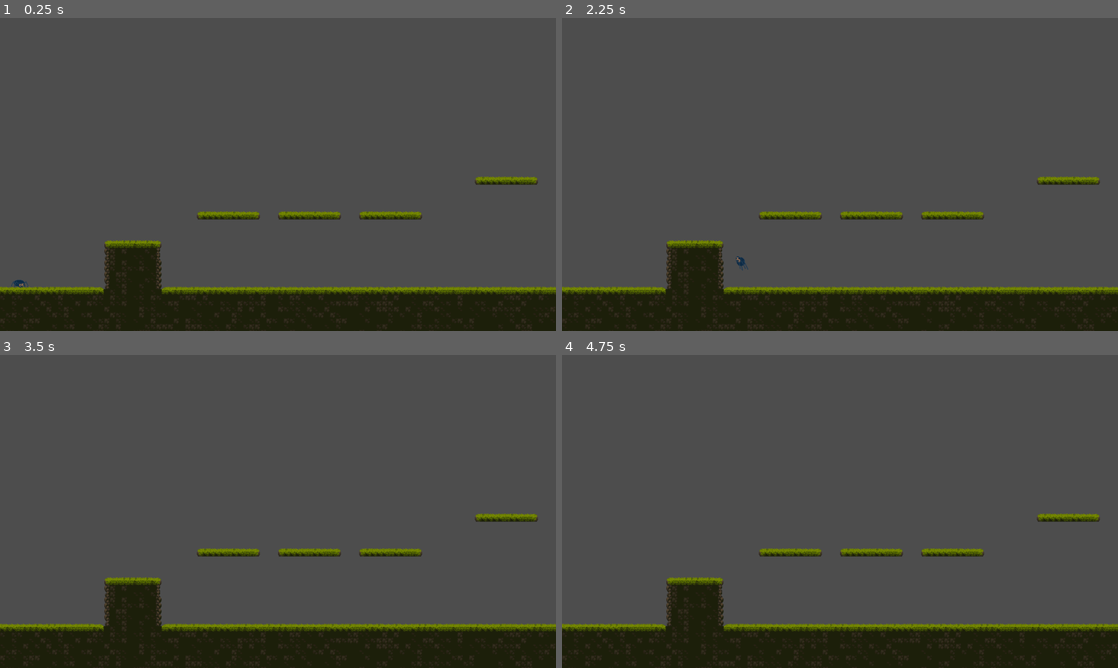
Above: before the commit, frames 1-4 (two rows, left to right).
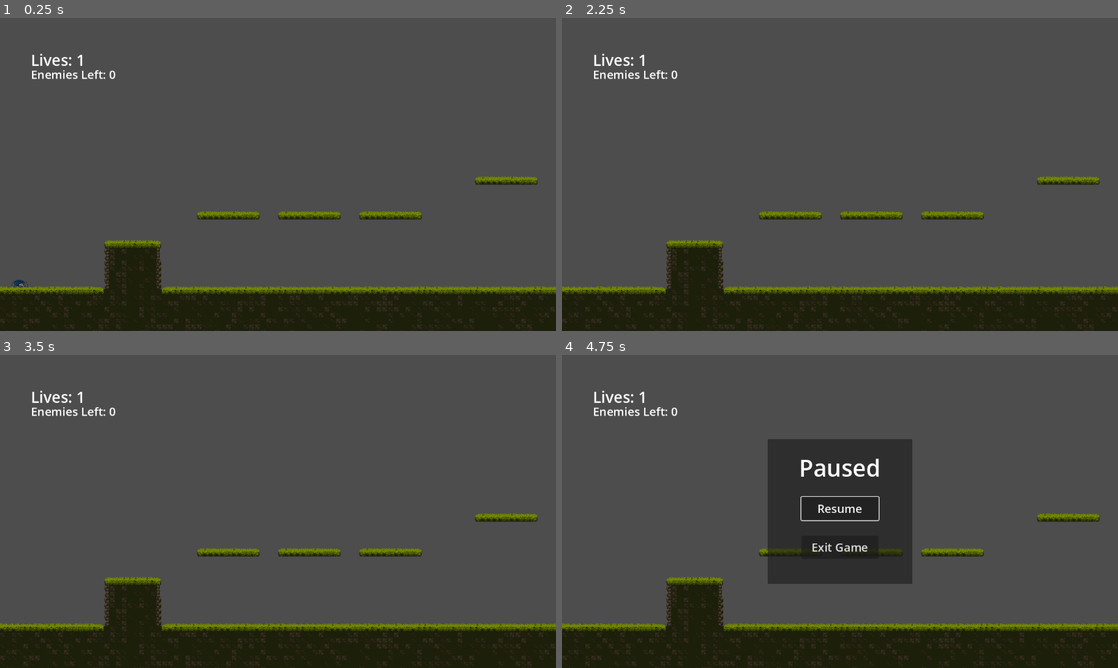
Above: after the commit, the same moments.

Repository: changedcharacter/KiwiJam2026-ThemeTBA
Game: Godot game, scene res://scripts/test_stage.tscn
Two runs of this game, one before a commit and one after it. Both use one fixed random seed, a clock stepped at 60 frames per second and the inputs below.
Inputs (mouse positions are in pixels of both pictures, inside the frame that each line leads up to):
- Up to frame 1 (0.25 s): no input
- Up to frame 2 (2.25 s): tap Enter at 0.5 s; move the mouse to (962, 158) at 0.52 s; hold W (climb, bound only after the commit) 0.53-1.28 s; hold Right (move_right) 0.53-2.03 s; click (962, 158) at 0.6 s; tap Space (jump) at 0.77, 1.07, 1.52, 1.55, 1.82, 2 s; move the mouse to (728, 190) at 1.27 s; tap W (climb, bound only after the commit) at 1.35 s; move the mouse to (895, 105) at 2.02 s; hold Left (move_left) from 2.03 s (still down); hold Space (jump) from 2.03 s (still down)
- Up to frame 3 (3.5 s): click (333, 442) at 2.3 s; tap Enter at 2.75 s; move the mouse to (250, 574) at 2.77 s; release Left (move_left) at 2.78 s; release Space (jump) at 2.78 s; hold Right (move_right) from 2.78 s (still down); click (250, 574) at 2.85 s; tap Space (jump) at 3.02, 3.32 s; tap W (climb, bound only after the commit) at 3.05 s
- Up to frame 4 (4.75 s): tap Space (jump) at 3.5, 3.77, 3.8, 4.07 s; move the mouse to (1006, 558) at 3.52 s; hold W (climb, bound only after the commit) 3.53-4.25 s; tap Escape (pause, bound only after the commit) at 4.15 s; release Right (move_right) at 4.25 s; click (840, 395) at 4.25 s, where only the run after the commit has a clickable "Resume"

The runs differ from the first frame. In frame 1, 0.4% of the frame differs, in the area x 0-100%, y 11-88%; in frame 2, 0.5%; in frame 3, 0.4%; in frame 4, 12%.

Commit message:
feat: added HUD template, added dangle and shoot animation

Diff:
--- a/node_2d.tscn
+++ /dev/null
@@ -1,3 +0,0 @@
-[gd_scene format=3 uid="uid://btlgky3gjw61l"]
-
-[node name="Node2D" type="Node2D" unique_id=1025959392]
--- a/project.godot
+++ b/project.godot
@@ -17,6 +17,7 @@
 
 [display]
 
+window/size/mode=3
 window/stretch/mode="viewport"
 
 [input]
@@ -35,14 +36,23 @@
 }
 jump={
 "deadzone": 0.2,
-"events": [Object(InputEventKey,"resource_local_to_scene":fa …(140 unchanged characters)… d":false,"keycode":0,"physical_keycode":87,"key_label":0,"unicode":119,"location":0,"echo":false,"script":null)
-, Object(InputEventKey,"resource_local_to_scene":false,"resource_name":"","device":-1,"window_id":0,"alt_pressed":false,"shift_pressed":false,"ctrl_pressed":false,"meta_pressed":false,"pressed":false,"keycode":0,"physical_keycode":32,"key_label":0,"unicode":32,"location":0,"echo":false,"script":null)
-, Object(InputEventKey,"resource_local_to_scene":false,"resource_name":"","device":-1,"window_id":0,"alt_pressed":false,"shift_pressed":false,"ctrl_pressed":false,"meta_pressed":false,"pressed":false,"keycode":0,"physical_keycode":4194320,"key_label":0,"unicode":0,"location":0,"echo":false,"script":null)
+"events": [Object(InputEventKey,"resource_local_to_scene":fa …(140 unchanged characters)… d":false,"keycode":0,"physical_keycode":32,"key_label":0,"unicode":32,"location":0,"echo":false,"script":null)
 ]
 }
 grapple={
 "deadzone": 0.2,
 "events": [Object(InputEventMouseButton,"resource_local_to_scene":false,"resource_name":"","device":-1,"window_id":0,"a …(253 unchanged characters)…
+]
+}
+pause={
+"deadzone": 0.2,
+"events": [Object(InputEventKey,"resource_local_to_scene":false,"resource_name":"","device":-1,"window_id":0,"alt_pressed":false,"shift_pressed":false,"ctrl_pressed":false,"meta_pressed":false,"pressed":false,"keycode":0,"physical_keycode":4194305,"key_label":0,"unicode":0,"location":0,"echo":false,"script":null)
+]
+}
+climb={
+"deadzone": 0.2,
+"events": [Object(InputEventKey,"resource_local_to_scene":false,"resource_name":"","device":-1,"window_id":0,"alt_pressed":false,"shift_pressed":false,"ctrl_pressed":false,"meta_pressed":false,"pressed":false,"keycode":0,"physical_keycode":87,"key_label":0,"unicode":119,"location":0,"echo":false,"script":null)
+, Object(InputEventKey,"resource_local_to_scene":false,"resource_name":"","device":-1,"window_id":0,"alt_pressed":false,"shift_pressed":false,"ctrl_pressed":false,"meta_pressed":false,"pressed":false,"keycode":0,"physical_keycode":4194320,"key_label":0,"unicode":0,"location":0,"echo":false,"script":null)
 ]
 }
 
@@ -52,4 +62,5 @@
 
 [rendering]
 
+textures/canvas_textures/default_texture_filter=0
 rendering_device/driver.windows="d3d12"
--- /dev/null
+++ b/scripts/hud.gd
@@ -0,0 +1,30 @@
+extends CanvasLayer
+
+func _input(event):
+	if event.is_action_pressed("pause"):
+		var tree = get_tree()
+		if not tree.paused:
+			tree.paused = true
+			move_pause_panel()
+
+func move_pause_panel():
+	var pausePanel = $PausePanel
+	pausePanel.position = Vector2(426, -400)
+	pausePanel.visible = true
+	var tween = pausePanel.create_tween()
+	tween.tween_property(pausePanel, "position", Vector2(426, 174), 0.5)\
+		.set_trans(Tween.TRANS_QUINT).set_ease(Tween.EASE_OUT)
+	tween.play()
+	$PausePanel/TweenTimer.start()
+
+func _on_resume_button_pressed() -> void:
+	var pausePanel = $PausePanel
+	pausePanel.position = Vector2(220, -400)
+	pausePanel.visible = false
+	get_tree().paused = false
+
+func _on_tween_timer_timeout() -> void:
+	$PausePanel/ResumeButton.grab_focus()
+
+func _on_exit_button_pressed() -> void:
+	get_tree().quit()
--- /dev/null
+++ b/scripts/hud.tscn
@@ -0,0 +1,95 @@
+[gd_scene format=3 uid="uid://dfavxaurfo7g7"]
+
+[ext_resource type="Script" uid="uid://l568l06imlit" path="res://scripts/hud.gd" id="1_yw0i7"]
+
+[node name="HUD" type="CanvasLayer" unique_id=548398503]
+script = ExtResource("1_yw0i7")
+
+[node name="LivesLabel" type="Label" parent="." unique_id=1131354508]
+offset_left = 64.0
+offset_top = 64.0
+offset_right = 177.0
+offset_bottom = 109.0
+theme_override_font_sizes/font_size = 32
+text = "Lives: 1"
+
+[node name="EnemyLabel" type="Label" parent="." unique_id=1751786378]
+offset_left = 64.0
+offset_top = 100.0
+offset_right = 240.0
+offset_bottom = 134.0
+theme_override_font_sizes/font_size = 24
+text = "Enemies Left: 0"
+
+[node name="PausePanel" type="Panel" parent="." unique_id=1479576362]
+process_mode = 2
+visible = false
+anchors_preset = 8
+anchor_left = 0.5
+anchor_top = 0.5
+anchor_right = 0.5
+anchor_bottom = 0.5
+offset_left = -150.0
+offset_top = -150.0
+offset_right = 150.0
+offset_bottom = 150.0
+grow_horizontal = 2
+grow_vertical = 2
+size_flags_horizontal = 4
+size_flags_vertical = 4
+
+[node name="Label" type="Label" parent="PausePanel" unique_id=199251227]
+layout_mode = 1
+anchors_preset = 5
+anchor_left = 0.5
+anchor_right = 0.5
+offset_left = -100.0
+offset_top = 20.0
+offset_right = 100.0
+offset_bottom = 100.0
+grow_horizontal = 2
+theme_override_font_sizes/font_size = 48
+text = "Paused"
+horizontal_alignment = 1
+vertical_alignment = 1
+
+[node name="ResumeButton" type="Button" parent="PausePanel" unique_id=1235907955]
+layout_mode = 1
+anchors_preset = 8
+anchor_left = 0.5
+anchor_top = 0.5
+anchor_right = 0.5
+anchor_bottom = 0.5
+offset_left = -80.0
+offset_top = -30.0
+offset_right = 80.0
+offset_bottom = 18.0
+grow_horizontal = 2
+grow_vertical = 2
+theme_override_font_sizes/font_size = 24
+text = "Resume
+"
+
+[node name="ExitButton" type="Button" parent="PausePanel" unique_id=2069833534]
+layout_mode = 1
+anchors_preset = 8
+anchor_left = 0.5
+anchor_top = 0.5
+anchor_right = 0.5
+anchor_bottom = 0.5
+offset_left = -80.0
+offset_top = 50.0
+offset_right = 80.0
+offset_bottom = 98.0
+grow_horizontal = 2
+grow_vertical = 2
+theme_override_font_sizes/font_size = 24
+text = "Exit Game"
+
+[node name="TweenTimer" type="Timer" parent="PausePanel" unique_id=487596587]
+wait_time = 0.5
+one_shot = true
+
+[connection signal="pressed" from="PausePanel/ResumeButton" to="." method="_on_resume_button_pressed"]
+[connection signal="pressed" from="PausePanel/ExitButton" to="." method="_on_exit_button_pressed"]
+[connection signal="timeout" from="PausePanel/TweenTimer" to="." method="_on_tween_timer_timeout"]
--- a/scripts/player.gd
+++ b/scripts/player.gd
@@ -13,8 +13,9 @@
 const min_grapple_length: float = 2.0
 const grapple_reel_in_rate: float = 1.0
 const grapple_damping: float = 0.02
-const anim_swing_threshold: float = 40.0
+const anim_swing_threshold: float = 150.0
 
+var lives = 3
 var jumped := false
 var grapple_hooked = false
 var grapple_target: Vector2
@@ -71,7 +72,10 @@
 func _update_grapple():
 	if not grapple_hooked: return
 	line.set_point_position(1, to_local(grapple_target))
-	grapple_length = max(min_grapple_length, grapple_length - grapple_reel_in_rate)
+	if Input.is_action_pressed("climb"):
+		grapple_length = max(min_grapple_length, grapple_length - grapple_reel_in_rate*2)
+	else:
+		grapple_length = max(min_grapple_length, grapple_length - grapple_reel_in_rate)
 
 func _do_animation(direction):
 	if is_on_floor():
@@ -81,22 +85,32 @@
 			sprite.flip_h = direction < 0
 			sprite.animation = "move"
 		else:
-			sprite.animation = "idle"
+			if Input.is_action_just_pressed("grapple"):
+				sprite.animation = "shoot"
+			if sprite.animation != "shoot" or not sprite.is_playing():
+				sprite.animation = "idle"
+				sprite.play()
 	else:
 		sprite.hide()
 		sprite_air.show()
-		sprite_air.flip_h = velocity.x < 0
 		if abs(velocity.x) < anim_swing_threshold:
 			if velocity.y < -anim_swing_threshold:
 				# Rising almost-straight up
 				sprite_air.frame = 4
 			elif velocity.y < anim_swing_threshold:
 				# Almost unmoving
-				sprite_air.frame = 5
+				if grapple_hooked:
+					sprite.show()
+					sprite_air.hide()
+					sprite.animation = "dangle"
+					sprite.flip_h = false
+				else:
+					sprite_air.frame = 5
 			else:
 				# Falling almost-straight down
 				sprite_air.frame = 7
 		else:
+			sprite_air.flip_h = velocity.x < 0
 			if velocity.y < -anim_swing_threshold:
 				# Rising diagonally up
 				sprite_air.frame = 3
@@ -106,3 +120,11 @@
 			else:
 				# Falling almost-straight down
 				sprite_air.frame = 6
+
+func lose_life():
+	lives -= 1
+	if lives < 0:
+		game_over()
+
+func game_over():
+	pass
--- a/scripts/player.tscn
+++ b/scripts/player.tscn
@@ -1,14 +1,24 @@
 [gd_scene format=3 uid="uid://cpwqbreluol6h"]
 
 [ext_resource type="Script" uid="uid://10e8vp60416q" path="res://scripts/player.gd" id="1_qm0ti"]
+[ext_resource type="Texture2D" uid="uid://bk80vj1qnymu0" path="res://assets/spider_dangle.png" id="2_0jhex"]
 [ext_resource type="Texture2D" uid="uid://bfmbhd4dhk4dx" path="res://assets/spider_idle.png" id="2_qm0ti"]
 [ext_resource type="Texture2D" uid="uid://bnhphokmdah8u" path="res://assets/spider_walk.png" id="3_fhbv5"]
 [ext_resource type="Texture2D" uid="uid://baqj3q1757bd8" path="res://assets/spider_jump.png" id="3_pqap4"]
+[ext_resource type="Texture2D" uid="uid://dh7p20ih6h31c" path="res://assets/spider_shootshuffled.png" id="5_2c7ny"]
 
 [sub_resource type="CapsuleShape2D" id="CapsuleShape2D_qm0ti"]
 radius = 16.0
 height = 48.0
 
+[sub_resource type="AtlasTexture" id="AtlasTexture_ci3gn"]
+atlas = ExtResource("2_0jhex")
+region = Rect2(0, 0, 64, 64)
+
+[sub_resource type="AtlasTexture" id="AtlasTexture_lyrcu"]
+atlas = ExtResource("2_0jhex")
+region = Rect2(64, 0, 64, 64)
+
 [sub_resource type="AtlasTexture" id="AtlasTexture_pqap4"]
 atlas = ExtResource("2_qm0ti")
 region = Rect2(0, 0, 64, 64)
@@ -69,8 +79,39 @@
 atlas = ExtResource("3_pqap4")
 region = Rect2(128, 0, 64, 64)
 
+[sub_resource type="AtlasTexture" id="AtlasTexture_ahudb"]
+atlas = ExtResource("5_2c7ny")
+region = Rect2(0, 0, 64, 64)
+
+[sub_resource type="AtlasTexture" id="AtlasTexture_c160a"]
+atlas = ExtResource("5_2c7ny")
+region = Rect2(64, 0, 64, 64)
+
+[sub_resource type="AtlasTexture" id="AtlasTexture_2pfnn"]
+atlas = ExtResource("5_2c7ny")
+region = Rect2(128, 0, 64, 64)
+
+[sub_resource type="AtlasTexture" id="AtlasTexture_ttksc"]
+atlas = ExtResource("5_2c7ny")
+region = Rect2(192, 0, 64, 64)
+
+[sub_resource type="AtlasTexture" id="AtlasTexture_earxd"]
+atlas = ExtResource("5_2c7ny")
+region = Rect2(256, 0, 64, 64)
+
 [sub_resource type="SpriteFrames" id="SpriteFrames_ahudb"]
 animations = [{
+"frames": [{
+"duration": 1.0,
+"texture": SubResource("AtlasTexture_ci3gn")
+}, {
+"duration": 1.0,
+"texture": SubResource("AtlasTexture_lyrcu")
+}],
+"loop": true,
+"name": &"dangle",
+"speed": 8.0
+}, {
 "frames": [{
 "duration": 1.0,
 "texture": SubResource("AtlasTexture_pqap4")
@@ -130,6 +171,26 @@
 "loop": false,
 "name": &"prejump",
 "speed": 8.0
+}, {
+"frames": [{
+"duration": 1.0,
+"texture": SubResource("AtlasTexture_ahudb")
+}, {
+"duration": 1.0,
+"texture": SubResource("AtlasTexture_c160a")
+}, {
+"duration": 1.0,
+"texture": SubResource("AtlasTexture_2pfnn")
+}, {
+"duration": 1.0,
+"texture": SubResource("AtlasTexture_ttksc")
+}, {
+"duration": 1.0,
+"texture": SubResource("AtlasTexture_earxd")
+}],
+"loop": false,
+"name": &"shoot",
+"speed": 8.0
 }]
 
 [node name="Player" type="CharacterBody2D" unique_id=1352617234]
@@ -145,7 +206,7 @@
 [node name="Line2D" type="Line2D" parent="." unique_id=1700627591]
 visible = false
 z_index = -1
-points = PackedVector2Array(0, 0, 0, 0)
+points = PackedVector2Array(-6, -9, 0, 0)
 width = 2.0
 
 [node name="Camera2D" type="Camera2D" parent="." unique_id=806650409]
@@ -153,8 +214,10 @@
 
 [node name="AnimatedSprite2D" type="AnimatedSprite2D" parent="." unique_id=1141997585]
 sprite_frames = SubResource("SpriteFrames_ahudb")
-animation = &"prejump"
+animation = &"shoot"
 autoplay = "idle"
+frame = 4
+frame_progress = 1.0
 
 [node name="Sprite2D" type="Sprite2D" parent="." unique_id=1672097144]
 visible = false
--- a/scripts/test_stage.tscn
+++ b/scripts/test_stage.tscn
@@ -3,6 +3,7 @@
 [ext_resource type="PackedScene" uid="uid://cpwqbreluol6h" path="res://scripts/player.tscn" id="1_ny0e7"]
 [ext_resource type="Texture2D" uid="uid://diwmpepydgkem" path="res://assets/Legacy-Fantasy - High Forest 2.3/Assets/Tiles.png" id="2_sx7bb"]
 [ext_resource type="Texture2D" uid="uid://djcd2ysa6384x" path="res://assets/Legacy-Fantasy - High Forest 2.3/Assets/Tree-Assets.png" id="3_jr3ou"]
+[ext_resource type="PackedScene" uid="uid://dfavxaurfo7g7" path="res://scripts/hud.tscn" id="4_dfd7s"]
 
 [sub_resource type="TileSetAtlasSource" id="TileSetAtlasSource_jr3ou"]
 texture = ExtResource("2_sx7bb")
@@ -83,13 +84,9 @@
 4:1/0/terrains_peering_bit/top_left_corner = 1
 4:1/0/terrains_peering_bit/top_side = 1
 5:1/0 = 0
-5:1/0/terrain = 0
 6:1/0 = 0
-6:1/0/terrain = 0
 7:1/0 = 0
-7:1/0/terrain = 0
 8:1/0 = 0
-8:1/0/terrain = 0
 9:1/0 = 0
 10:1/0 = 0
 11:1/0 = 0
@@ -154,13 +151,9 @@
 4:2/0/terrains_peering_bit/top_left_corner = 0
 4:2/0/terrains_peering_bit/top_side = 0
 5:2/0 = 0
-5:2/0/terrain = 0
 6:2/0 = 0
-6:2/0/terrain = 0
 7:2/0 = 0
-7:2/0/terrain = 0
 8:2/0 = 0
-8:2/0/terrain = 0
 9:2/0 = 0
 10:2/0 = 0
 11:2/0 = 0
@@ -1159,3 +1152,5 @@
 position = Vector2(779, 52)
 rotation = 1.5707964
 shape = SubResource("RectangleShape2D_sx7bb")
+
+[node name="HUD" parent="." unique_id=899098104 instance=ExtResource("4_dfd7s")]
Binary file added: assets/spider_dangle.png
Not shown, added: assets/spider_dangle.png.import
Binary file added: assets/spider_shootshuffled.png
Not shown, added: assets/spider_shootshuffled.png.import
Not shown, added: scripts/hud.gd.uid
